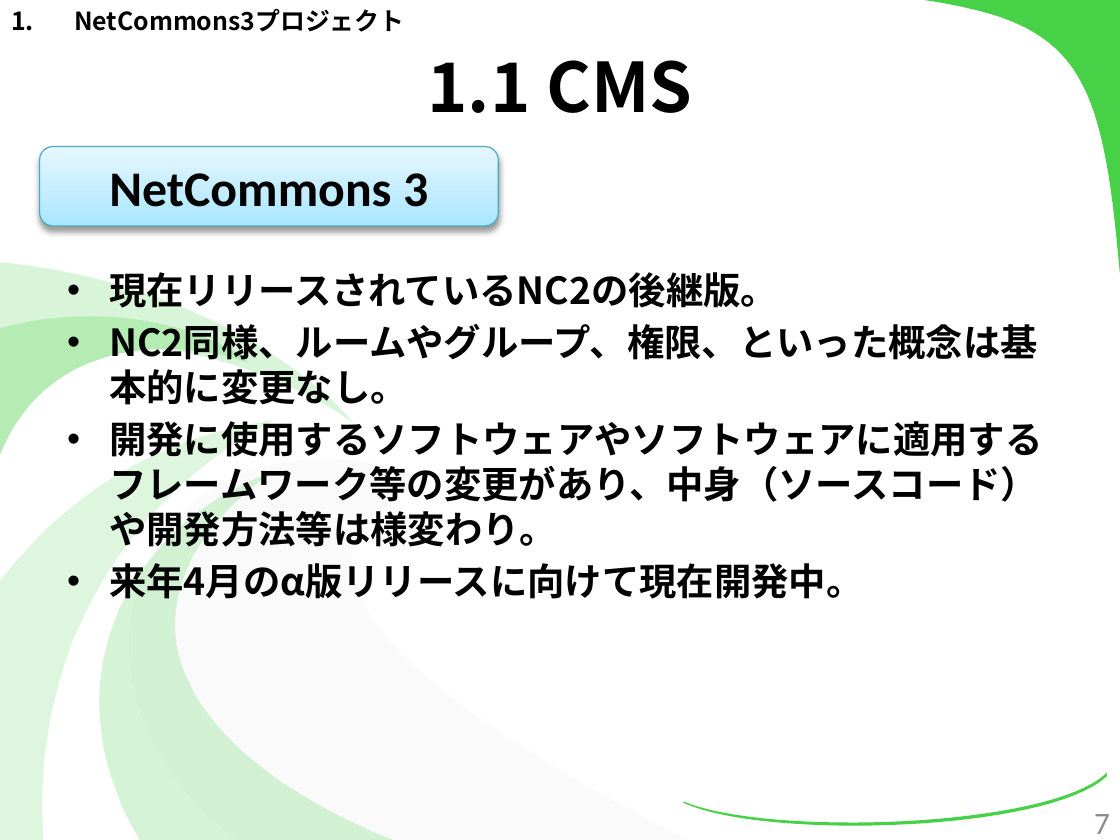
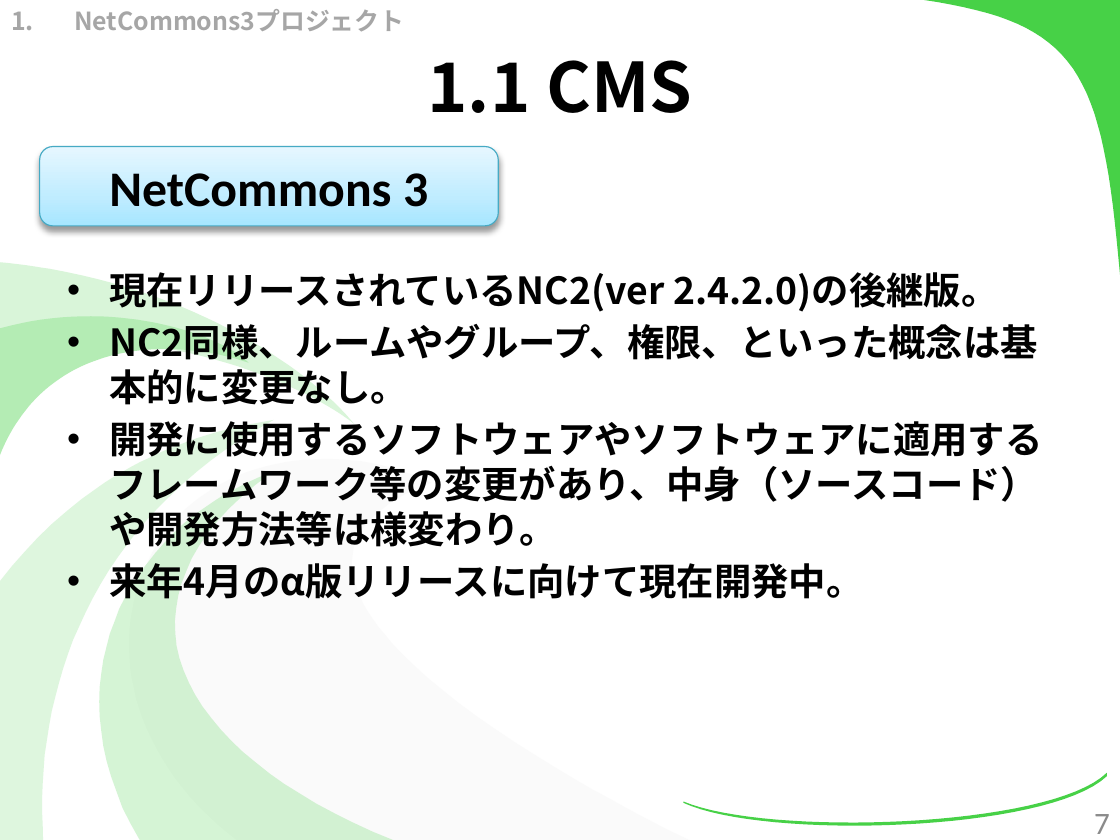
Before and after one commit to kotaro0717/Report-Management, a slide deck: slide 7 of PowerPoint/report_hokada.pptx. Drawn at 1120x840 pixels with LibreOffice and Linux fonts; fonts in the diff are those of the drawing. Boxes give left, top, right and bottom in pixels: in the first picture for what was removed or moved away, otherwise in the second. Text is boxed around its words. In the diff, an @@ line names an element or a change of style, - is before the commit and + after.

```diff
--- a/PowerPoint/report_hokada.pptx
+++ b/PowerPoint/report_hokada.pptx
@@ text "NetCommons3プロジェクト" at box(74, 9, 404, 32): text colour #000000 to #A6A6A6 @@
@@ text at box(109, 272, 998, 312): text changed @@
-• 現在リリースされているNC2の後継版。
+• 現在リリースされているNC2(ver 2.4.2.0)の後継版。
```
Also in this commit, not shown: 37 other slides changed, 5 slides added.
